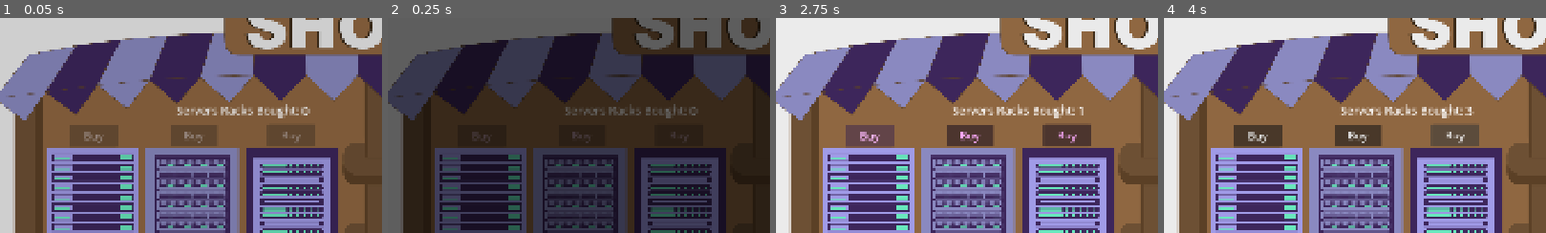
Above: before the commit, frames 1-4 (left to right).
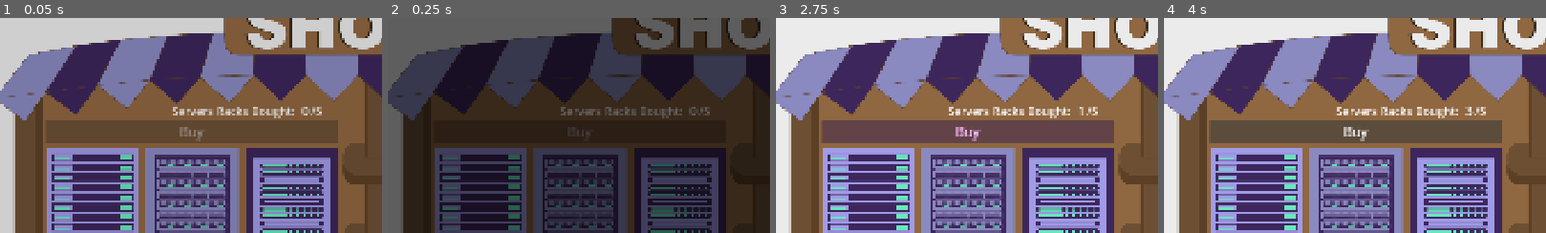
Above: after the commit, the same moments.

Repository: krishna3960/EducationTechnology
Game: Godot game, scene res://Scenes/Shop.tscn
The game is run twice, just before and just after one commit, with the same random seed, the same clock (stepped at 60 frames per second) and the same inputs. This scene is started directly instead of the project's main scene. The engine's default icon, where the game draws it, is replaced by a stand-in: a white triangle on a blue panel in a dark square.
Inputs (mouse positions are % of the whole screen's width and height, from its top left):
- Up to frame 1 (0.05 s): no input
- Up to frame 2 (0.25 s): no input
- Up to frame 3 (2.75 s): tap Enter (ui_accept) at 0.5, 0.77 s; move the mouse to (72, 45) at 0.52 s; hold D (move_right) 0.53-1.25 s; click (72, 45) at 0.67 s; click "Start Shopping ->" at 1.25 s; click "Buy" at 2 s
- Up to frame 4 (4 s): click "Buy" at 2.75 s; click "Buy" at 3.5 s
The pictures show only the part of the screen within x 6-56%, y 8-58%; the shares and areas given below are measured in that part.

The runs differ from the first frame. In frame 1, 6.7% of the frame differs, in the area x 12-89%, y 40-60%; in frame 2, 0.9%; in frame 3, 8.5%, in the area x 11-89%, y 40-60%; in frame 4, 7.2%.

Commit message:
chore: just one buy button

Diff:
--- a/educational-game/Scenes/Shop.tscn
+++ b/educational-game/Scenes/Shop.tscn
@@ -24,27 +24,11 @@
 [node name="BuyServerButtons" type="Node" parent="." unique_id=1191250001]
 
 [node name="Button" type="Button" parent="BuyServerButtons" unique_id=1155225072]
-offset_left = 280.0
-offset_top = 350.0
-offset_right = 401.0
-offset_bottom = 405.0
-theme_override_font_sizes/font_size = 27
-text = "Buy"
-
-[node name="Button2" type="Button" parent="BuyServerButtons" unique_id=916125230]
-offset_left = 534.0
-offset_top = 349.0
-offset_right = 652.0
-offset_bottom = 404.0
-theme_override_font_sizes/font_size = 27
-text = "Buy"
-
-[node name="Button3" type="Button" parent="BuyServerButtons" unique_id=279691913]
-offset_left = 778.0
-offset_top = 348.0
-offset_right = 896.0
-offset_bottom = 404.0
-theme_override_font_sizes/font_size = 27
+offset_left = 221.0
+offset_top = 338.0
+offset_right = 953.0
+offset_bottom = 397.0
+theme_override_font_sizes/font_size = 33
 text = "Buy"
 
 [node name="Price" type="Node" parent="." unique_id=1801598310]
@@ -157,12 +141,12 @@
 text = "$240"
 
 [node name="Bought" type="Label" parent="." unique_id=456784685]
-offset_left = 549.0
-offset_top = 294.0
-offset_right = 858.0
-offset_bottom = 377.0
+offset_left = 538.0
+offset_top = 296.0
+offset_right = 967.0
+offset_bottom = 379.0
 theme_override_font_sizes/font_size = 29
-text = "Servers Racks Bought:
+text = "Servers Racks Bought:     /5
 "
 
 [node name="Counter" type="Label" parent="." unique_id=1947249064]
@@ -194,5 +178,3 @@
 texture = ExtResource("3_lagin")
 
 [connection signal="pressed" from="BuyServerButtons/Button" to="." method="_on_button_pressed"]
-[connection signal="pressed" from="BuyServerButtons/Button2" to="." method="_on_button_2_pressed"]
-[connection signal="pressed" from="BuyServerButtons/Button3" to="." method="_on_button_3_pressed"]
--- a/educational-game/Scripts/shop.gd
+++ b/educational-game/Scripts/shop.gd
@@ -52,7 +52,7 @@
 	_show_intro_dialogue()
 
 func _get_buy_buttons() -> Array:
-	return [$BuyServerButtons/Button, $BuyServerButtons/Button2, $BuyServerButtons/Button3]
+	return [$BuyServerButtons/Button]
 
 func _set_buy_buttons_enabled(enabled: bool) -> void:
 	for btn in _get_buy_buttons():
@@ -137,8 +137,7 @@
 	update_all_prices()
 
 func pulse_buttons():
-	var buttons = [$BuyServerButtons/Button, $BuyServerButtons/Button2, $BuyServerButtons/Button3]
-	for button in buttons:
+	for button in _get_buy_buttons():
 		var tween = create_tween()
 		tween.set_loops()
 		tween.tween_property(button, "modulate", Color(1.267, 0.698, 1.432, 1.0), 1)
@@ -160,9 +159,3 @@
 
 func _on_button_pressed():
 	buy_server()
-
-func _on_button_2_pressed():
-	buy_server()
-
-func _on_button_3_pressed():
-	buy_server()
